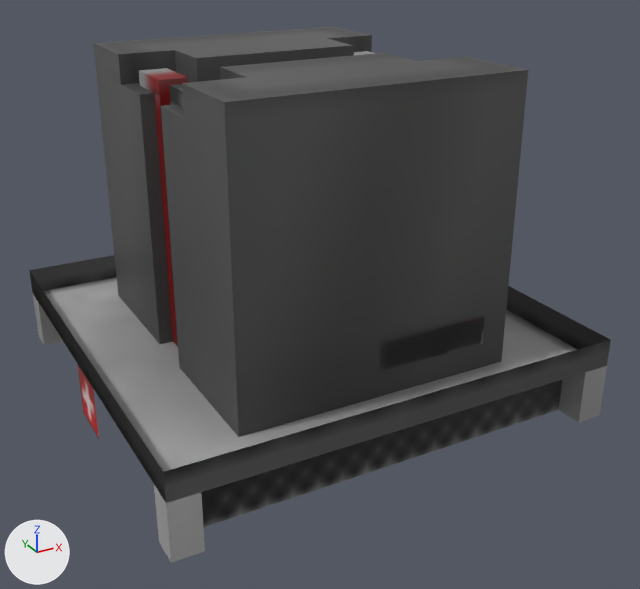
Before and after pictures for a commit that changed the Blender file assets/eln/model/BatteryBig/BatteryBig.blend.
Rendered twice from a camera (50 mm lens) standing at (-0.862, -1.688, 0.537) and looking at (0.022, -0.083, -0.266). Every picture has the same lights, and +X, +Y and +Z are marked at lower left.

Names of what the first picture shows: 'battery_highvoltage', 'main'.
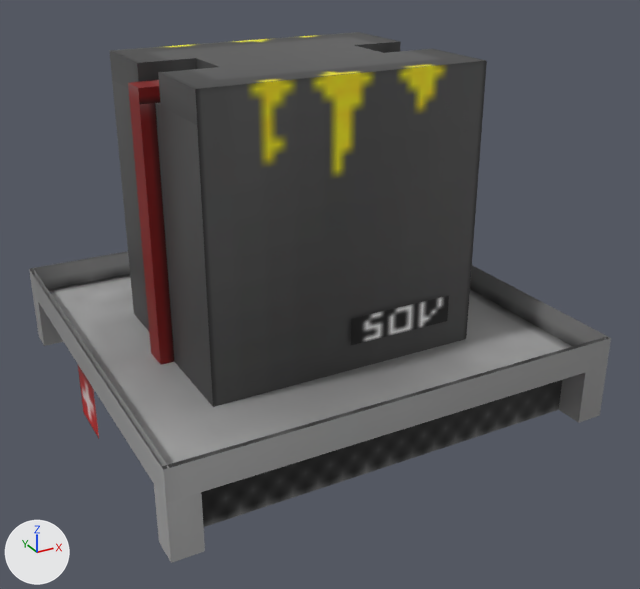
Where the change shows, as pixel boxes [x1, y1, x2, y2] in the pictures (640 x 589 px; the box of a moved part takes in the faces that stretch with it):
'battery_highvoltage', hidden: before [93, 27, 528, 437]
'battery_life', added (black): after [109, 32, 487, 407]
'main', reshaped: before [29, 255, 611, 563]; after [29, 251, 611, 563]
part 1 of me_main, moved or reshaped: before [29, 255, 611, 503]; after [29, 251, 611, 503]

What the commit changed:
Picture 'BatteryHiVoltage.png.001' (img_batteryhivoltage_png_001) is new.
Picture 'batteryLife.png' (img_batterylife_png) is new.
Material 'BatteryHiVoltage.png.001' (mat_batteryhivoltage_png_001) is new.
Its texture is img_batteryhivoltage_png_001.
Material 'batteryLife.png' (mat_batterylife_png) is new.
Its texture is img_batterylife_png.
me_battery_highvoltage has 96 vertices, 58 faces, 2 loose edges and spans x -0.312..0.312, y -0.381..0.381, z 0.125..0.75.
me_battery_highvoltage no longer uses material mat_batteryhivoltage_png (picture img_batteryhivoltage_png).
me_battery_highvoltage now uses material mat_batteryhivoltage_png_001 (picture img_batteryhivoltage_png_001).
me_main has 52 vertices, 33 faces and spans x -0.5..0.5, y -0.5..0.5, z 0.0..0.188.
me_main is used by ob_main; location (0.0, 0.0, -0.5).
Before the commit, vertices of me_main: 32 (0.5, -0.5, 0.188) at pixel (610, 339), 33 (-0.5, -0.5, 0.188) at pixel (163, 471), 34 (0.5, 0.5, 0.188), 35 (-0.5, 0.5, 0.188) at pixel (29, 270).
Part 1, on me_main:
Vertices 32 to 35 of me_main move by (0.0, 0.0, 0.004).
Vertex 38 of me_main moves from (-0.5, -0.5, 0.188) at pixel (163, 471) to (-0.49, -0.5, 0.192) at pixel (169, 467).
Vertex 39 of me_main moves from (-0.5, 0.5, 0.188) at pixel (29, 270) to (-0.49, 0.5, 0.192) at pixel (33, 268).
Vertex 42 of me_main moves from (0.5, -0.5, 0.188) at pixel (610, 339) to (0.5, -0.49, 0.192) at pixel (607, 336).
Vertex 43 of me_main moves from (-0.5, -0.5, 0.188) at pixel (163, 471) to (-0.5, -0.49, 0.192) at pixel (161, 466).
Vertex 46 of me_main moves from (0.5, -0.5, 0.188) at pixel (610, 339) to (0.49, -0.5, 0.192) at pixel (607, 339).
Vertex 47 of me_main moves from (0.5, 0.5, 0.188) to (0.49, 0.5, 0.192).
Vertex 50 of me_main moves from (0.5, 0.5, 0.188) to (0.5, 0.49, 0.192).
Vertex 51 of me_main moves from (-0.5, 0.5, 0.188) at pixel (29, 270) to (-0.5, 0.49, 0.192) at pixel (30, 270).
Mesh me_battery_life is new.
It has 99 vertices, 38 faces, 2 loose edges and spans x -0.344..0.344, y -0.25..0.256, z 0.125..0.75.
It uses material mat_batterylife_png (picture img_batterylife_png).
Object 'battery_highvoltage' (ob_battery_highvoltage) is now hidden.
Object 'battery_life' (ob_battery_life) is new; it shows me_battery_life.
Its location is (0.0, 0.0, -0.5).
Its rotation in degrees is (0, 0, 180).
